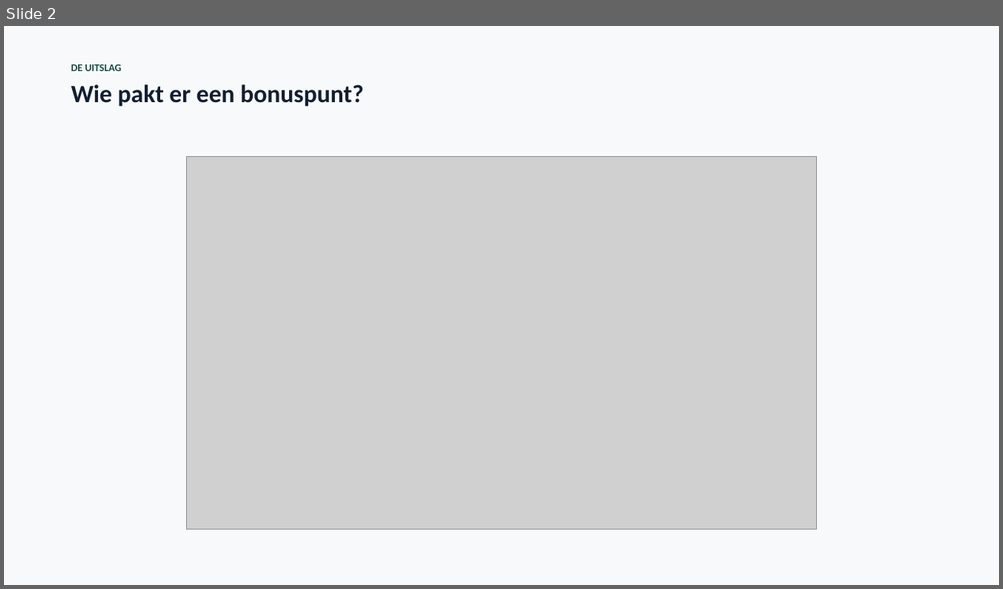
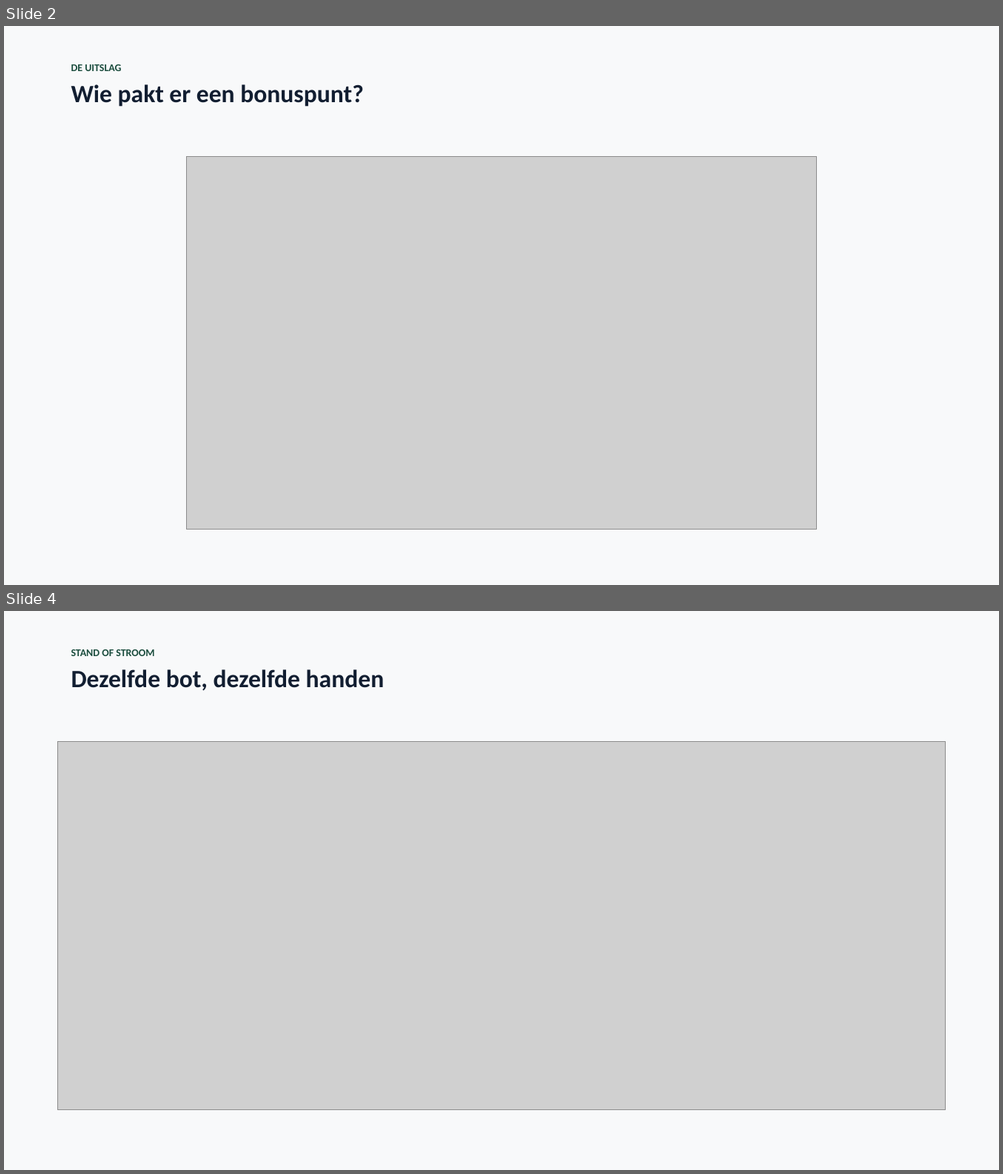
Before and after one commit to finturion/poker-analytics-challenge, a slide deck: powerpoints/Data_Science_Werkcollege8.pptx. Shown one above the other, each under a label of ours: slide 2 before the commit, slides 2 and 4 after it; the slides between them are not shown. The pictures are 1003x589 and 1003x1174 pixels, drawn with LibreOffice and Linux fonts; fonts in the diff are those of the drawing; grey boxes stand for pictures. Boxes give left, top, right and bottom in pixels: in the first picture for what was removed or moved away, otherwise in the second. Text is boxed around its words. In the diff, an @@ line names an element or a change of style, - is before the commit and + after.

```diff
--- a/powerpoints/Data_Science_Werkcollege8.pptx
+++ b/powerpoints/Data_Science_Werkcollege8.pptx
@@ slide 4 added at [4, 611, 999, 1170], background #FFFFFF @@
@@ rectangle added at [4, 611, 999, 1170], fill #F8F9FA @@
@@ text added at [71, 649, 384, 691], 24 pt, text #121E31, bold @@
+STAND OF STROOM
+Dezelfde bot, dezelfde handen
@@ picture added at [58, 741, 945, 1111] @@
```
Also in this commit, not shown: 4 other slides added, 1 slide removed, 6 other files.
